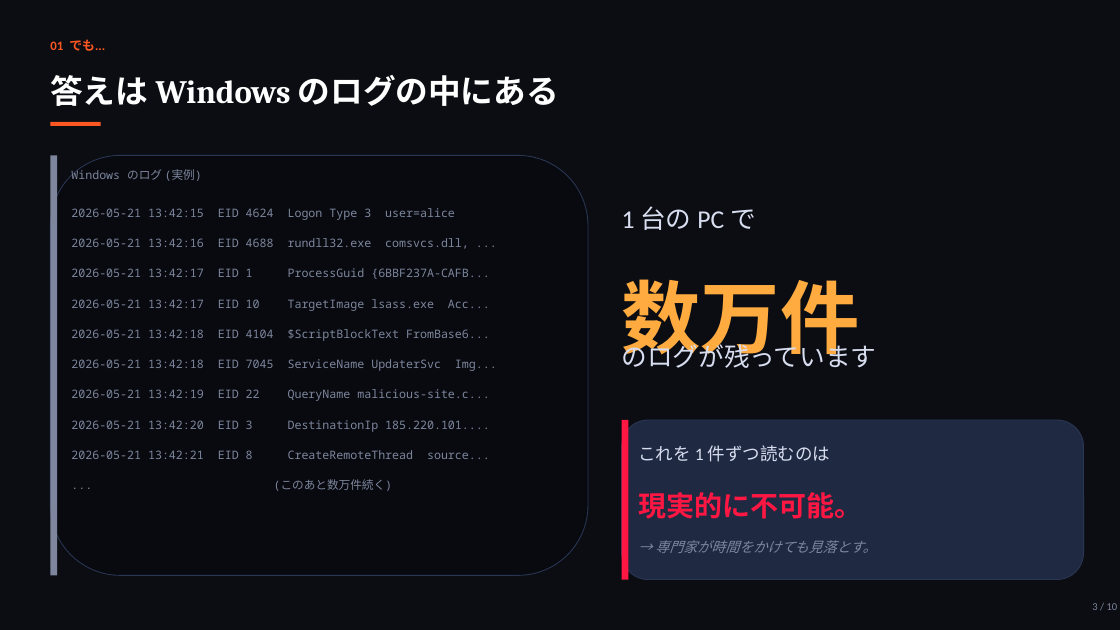
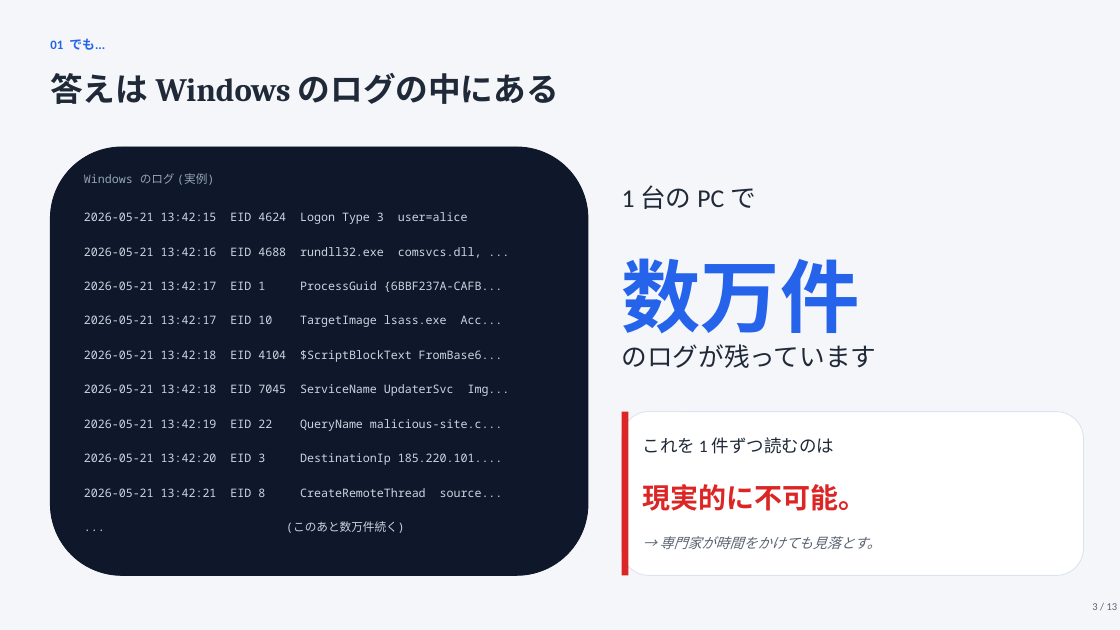
Before and after one commit to Assy2005/hayabusa-plus, a slide deck: slide 3 of docs/presentation/pptx/hayabusa-plus.pptx. Drawn at 1120x630 pixels with LibreOffice and Linux fonts; fonts in the diff are those of the drawing. Boxes give left, top, right and bottom in pixels: in the first picture for what was removed or moved away, otherwise in the second. Text is boxed around its words. In the diff, an @@ line names an element or a change of style, - is before the commit and + after.

```diff
--- a/docs/presentation/pptx/hayabusa-plus.pptx
+++ b/docs/presentation/pptx/hayabusa-plus.pptx
@@ rectangle at (x1=0, y1=0, x2=1120, y2=630): fill #0B0D12 to #F4F6FA @@
@@ text "01 でも..." at (x1=50, y1=38, x2=105, y2=50): text colour #FF5722 to #2563EB @@
@@ text "答えは Windows のログの中にある" at (x1=50, y1=73, x2=559, y2=104): text colour #FFFFFF to #1F2937 @@
@@ rounded rectangle resized from (x1=50, y1=155, x2=588, y2=576) to (x1=50, y1=147, x2=588, y2=576) @@
@@ rounded rectangle at (x1=50, y1=147, x2=588, y2=576): fill #080A10 to #0F172A; outline #2A3654 0.75 pt to #0F172A 0.75 pt @@
@@ rectangle removed at (x1=50, y1=122, x2=101, y2=126) @@
@@ rectangle removed at (x1=50, y1=155, x2=57, y2=576) @@
@@ text "Windows のログ (実例)" moved from (x1=71, y1=168, x2=202, y2=181) to (x1=84, y1=173, x2=214, y2=185) @@
@@ text "Windows のログ (実例)" at (x1=84, y1=173, x2=214, y2=185): text colour #7D869C to #94A3B8 @@
@@ text colour #D8DEF0 to #1F2937 in 3 elements at (x1=622, y1=344, x2=877, y2=368), (x1=643, y1=437, x2=834, y2=454), (x1=622, y1=185, x2=756, y2=209) @@
@@ text "1 台の PC で" moved from (x1=622, y1=206, x2=756, y2=230) to (x1=622, y1=185, x2=756, y2=209) @@
@@ text "2026-05-21 13:42:15 EID 4624 Logon ..." moved from (x1=71, y1=208, x2=455, y2=220) to (x1=84, y1=212, x2=468, y2=224) @@
@@ text "数万件" moved from (x1=622, y1=279, x2=860, y2=367) to (x1=622, y1=258, x2=860, y2=346) @@
@@ text "数万件" at (x1=622, y1=258, x2=860, y2=346): text colour #FFAB40 to #2563EB @@
@@ text "2026-05-21 13:42:16 EID 4688 rundll32.exe ..." moved from (x1=71, y1=238, x2=469, y2=249) to (x1=84, y1=247, x2=482, y2=258) @@
@@ text "2026-05-21 13:42:17 EID 1 ProcessGuid ..." moved from (x1=71, y1=268, x2=490, y2=279) to (x1=84, y1=281, x2=503, y2=292) @@
@@ text "2026-05-21 13:42:17 EID 10 TargetImage ..." moved from (x1=71, y1=299, x2=490, y2=311) to (x1=84, y1=315, x2=503, y2=327) @@
@@ text "2026-05-21 13:42:18 EID 4104 $ScriptBlockText ..." moved from (x1=71, y1=329, x2=490, y2=341) to (x1=84, y1=350, x2=503, y2=362) @@
@@ text "2026-05-21 13:42:18 EID 7045 ServiceName ..." moved from (x1=71, y1=359, x2=497, y2=371) to (x1=84, y1=384, x2=510, y2=396) @@
@@ text "2026-05-21 13:42:19 EID 22 QueryName ..." moved from (x1=71, y1=389, x2=490, y2=401) to (x1=84, y1=419, x2=503, y2=431) @@
@@ rounded rectangle resized from (x1=622, y1=420, x2=1084, y2=580) to (x1=622, y1=412, x2=1084, y2=576) @@
@@ rounded rectangle at (x1=622, y1=412, x2=1084, y2=576): fill #1F2942 to #FFFFFF; outline #2A3654 0.75 pt to #DDE3EE 0.75 pt @@
@@ rectangle resized from (x1=622, y1=420, x2=628, y2=580) to (x1=622, y1=412, x2=628, y2=576) @@
@@ rectangle at (x1=622, y1=412, x2=628, y2=576): fill #FF1744 to #DC2626 @@
@@ text "2026-05-21 13:42:20 EID 3 DestinationIp ..." moved from (x1=71, y1=420, x2=490, y2=432) to (x1=84, y1=453, x2=503, y2=465) @@
@@ text "これを 1 件ずつ読むのは" moved from (x1=638, y1=445, x2=830, y2=462) to (x1=643, y1=437, x2=834, y2=454) @@
@@ text "現実的に不可能。" moved from (x1=638, y1=492, x2=862, y2=519) to (x1=643, y1=484, x2=867, y2=511) @@
@@ text "現実的に不可能。" at (x1=643, y1=484, x2=867, y2=511): text colour #FF1744 to #DC2626 @@
@@ text "2026-05-21 13:42:21 EID 8 CreateRemoteThread ..." moved from (x1=71, y1=450, x2=490, y2=459) to (x1=84, y1=488, x2=503, y2=497) @@
@@ text colour #7D869C to #CBD5E1 in 10 elements at (x1=84, y1=212, x2=468, y2=224), (x1=84, y1=247, x2=482, y2=258), (x1=84, y1=281, x2=503, y2=292), (x1=84, y1=315, x2=503, y2=327), (x1=84, y1=350, x2=503, y2=362), (x1=84, y1=384, x2=510, y2=396), (x1=84, y1=419, x2=503, y2=431), (x1=84, y1=453, x2=503, y2=465), (x1=84, y1=488, x2=503, y2=497), (x1=286, y1=521, x2=405, y2=533) @@
@@ text "... (このあと数万件続く)" moved from (x1=274, y1=479, x2=393, y2=491) to (x1=286, y1=521, x2=405, y2=533) @@
@@ text "→ 専門家が時間をかけても見落とす。" at (x1=660, y1=536, x2=881, y2=549): text colour #7D869C to #5B6472 @@
@@ text at (x1=1092, y1=603, x2=1118, y2=610): text changed; text colour #7D869C to #5B6472 @@
-3 / 10
+3 / 13
```
Also in this commit, not shown: 9 other slides changed, 3 slides added, 1 slide removed, 2 other files.
